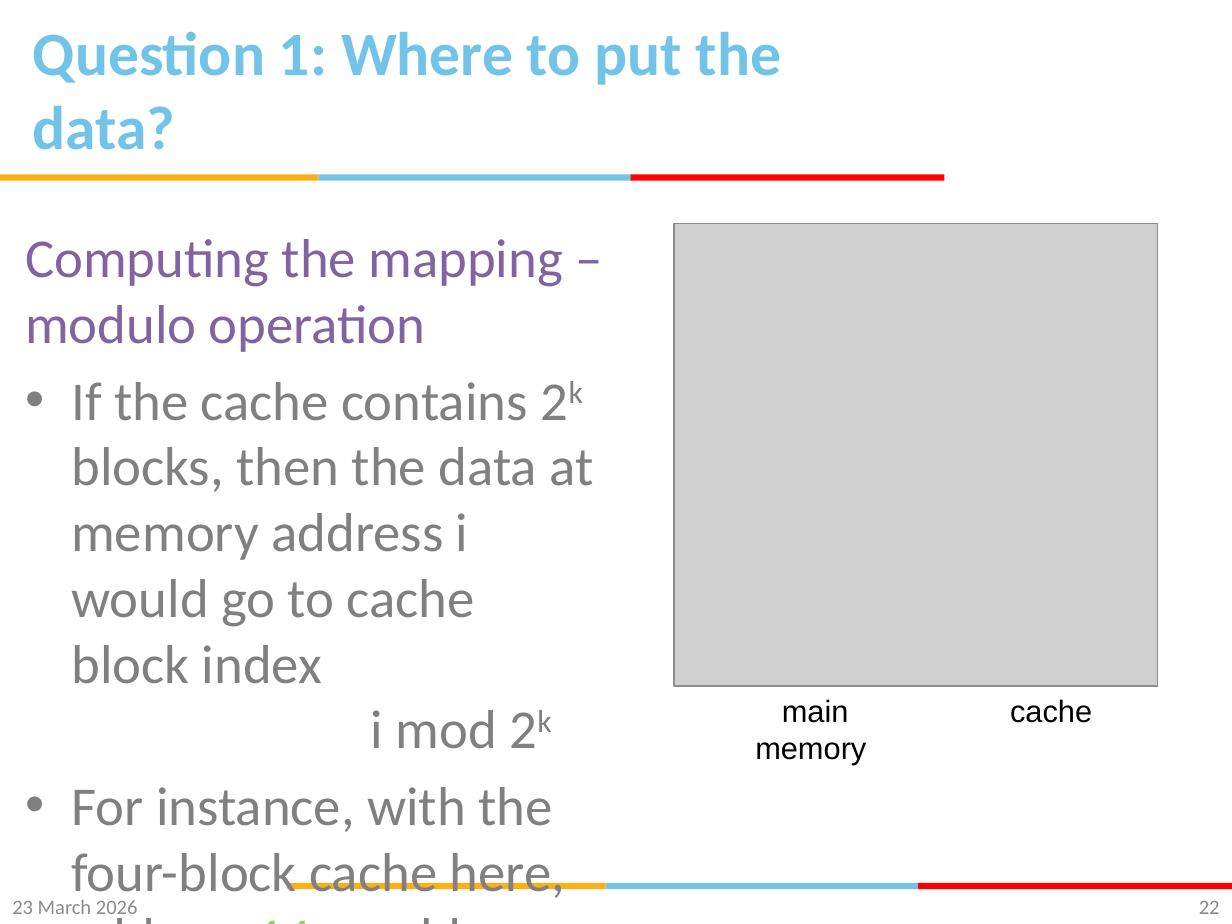
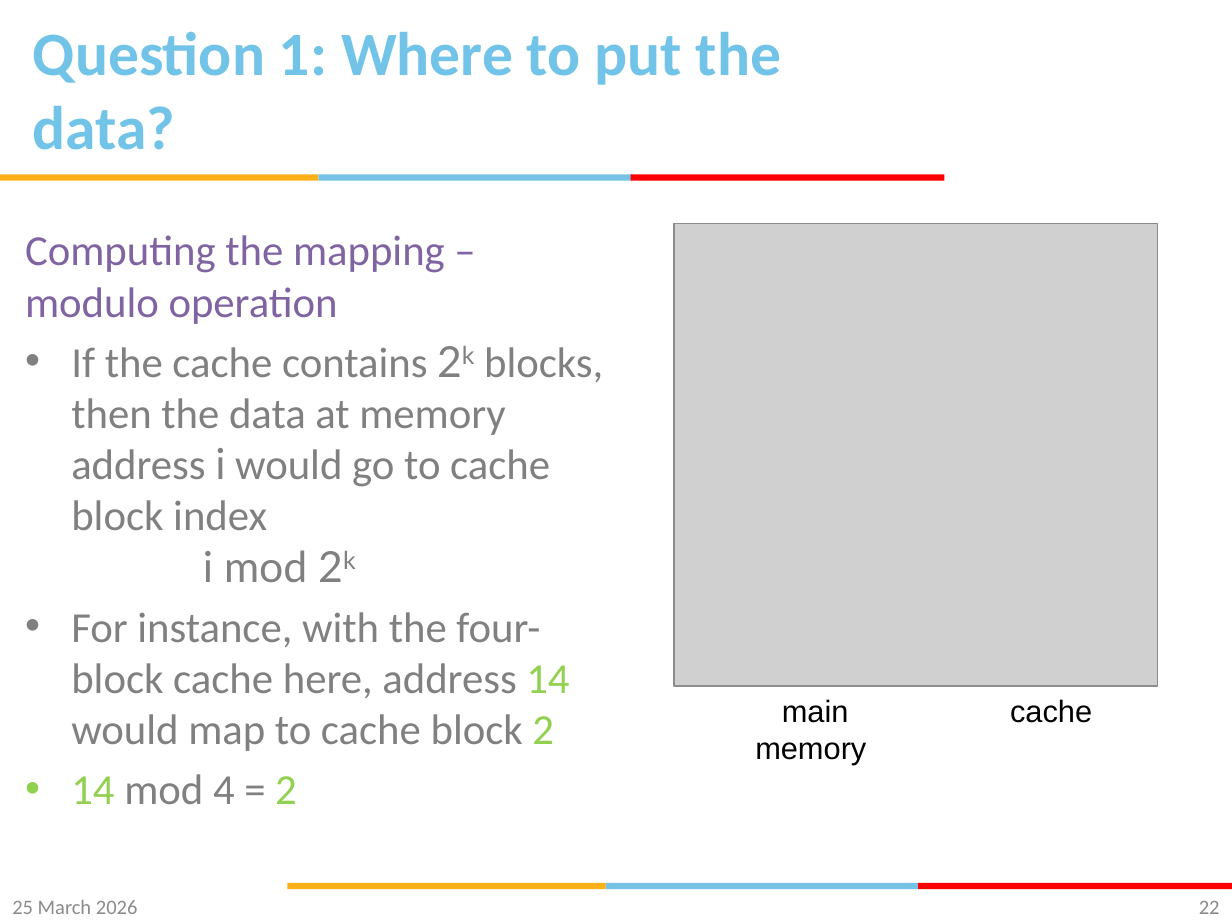
Before and after one commit to gsaurabhr-teaching/csf342-material, a slide deck: slide 22 of Lec-24-29-memory.pptx. Drawn at 1232x924 pixels with LibreOffice and Linux fonts; fonts in the diff are those of the drawing; grey boxes stand for pictures; background and template pictures are left out. Boxes give left, top, right and bottom in pixels: in the first picture for what was removed or moved away, otherwise in the second. Text is boxed around its words. In the diff, an @@ line names an element or a change of style, - is before the commit and + after.

Commit message:
direct mapped caches

```diff
--- a/Lec-24-29-memory.pptx
+++ b/Lec-24-29-memory.pptx
@@ text "Computing the mapping – modulo ..." at box(25, 235, 603, 804): size 32 to 25 pt; font Calibri to Lato in "2k i i mod 2k"; less space between paragraphs @@
@@ text at box(12, 900, 138, 914): text changed @@
-23 March 2026
+25 March 2026
```
Also in this commit, not shown: 70 other slides changed.
